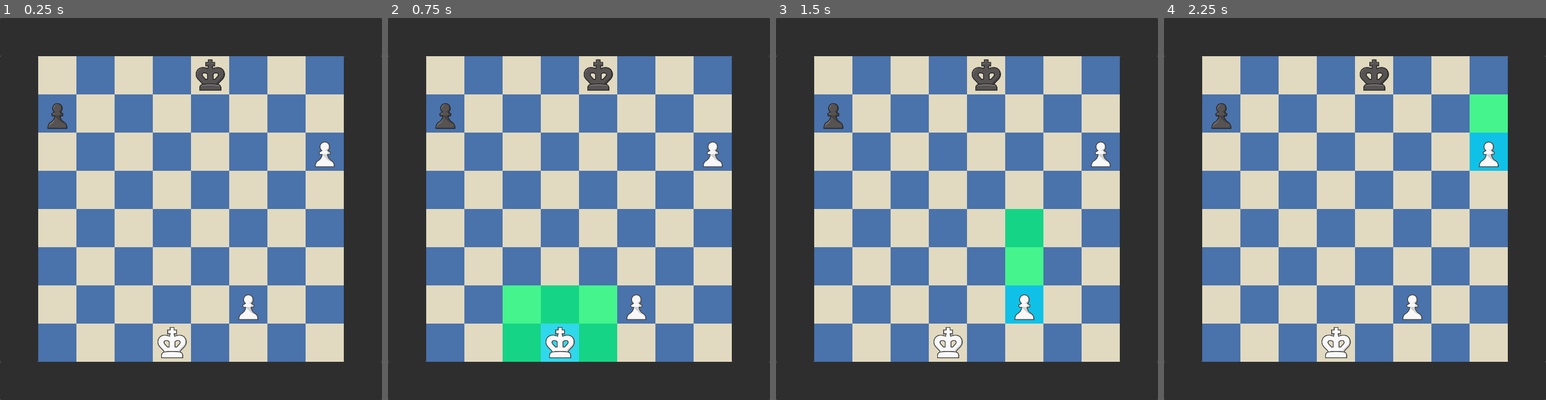
Above: before the commit, frames 1-4 (left to right).
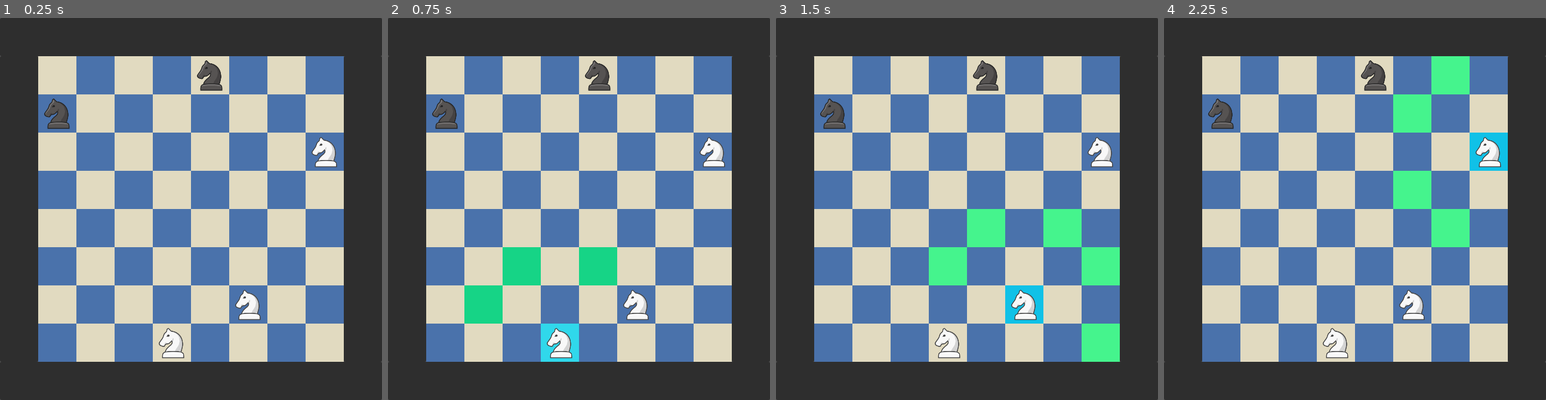
Above: after the commit, the same moments.

Repository: Orphaeus/godot-chess
Game: Godot game, scene res://scenes/main.tscn
Two runs of this game, one before a commit and one after it. Both use one fixed random seed, a clock stepped at 60 frames per second and the inputs below.
Inputs (mouse positions are in pixels of both pictures, inside the frame that each line leads up to):
- Up to frame 1 (0.25 s): no input
- Up to frame 2 (0.75 s): tap Enter at 0.5 s; move the mouse to (559, 342) at 0.52 s; click (559, 342) at 0.67 s
- Up to frame 3 (1.5 s): tap Space at 1.25 s; move the mouse to (1024, 304) at 1.27 s; click (1024, 304) at 1.42 s
- Up to frame 4 (2.25 s): tap Enter at 2 s; move the mouse to (1488, 151) at 2.02 s; click (1488, 151) at 2.17 s

The runs differ from the first frame. In frame 1, 1.2% of the frame differs, in the area x 11-89%, y 10-90%; in frame 2, 9.2%; in frame 3, 8.2%; in frame 4, 6.2%.

Commit message:
Reimplement knight moves (precompute)

Diff:
--- a/classes/piece.gd
+++ b/classes/piece.gd
@@ -13,6 +13,7 @@
 const BLACK : int = 16
 ## Bitmask for extracting the type from a given piece
 const TYPE_MASK : int = 0b00111
+## Bitmask for extracting the color from a given piece
 const COLOR_MASK : int = 0b11000
 
 
--- a/engine/mockfish.gd
+++ b/engine/mockfish.gd
@@ -6,13 +6,8 @@
 
 
 func _ready() -> void:
-	moves = $Movegen.generate_moves()
-	var move : Move = moves[0]
-	#print("\n",[move.start_square, move.end_square, move.result])
-	var test_board = Position.board
-	test_board[move.end_square] = test_board[move.start_square]
-	test_board[move.start_square] = 0
-	#Position.pretty_print_board(test_board)
+	$Movegen.precompute_move_data()
+	update_moves()
 
 
 func get_legal_moves_for_square(square) -> Array[Move]:
@@ -21,3 +16,7 @@
 		if move.start_square == square:
 			moves_for_square.append(move)
 	return moves_for_square
+
+
+func update_moves() -> void:
+	moves = $Movegen.generate_moves()
--- a/engine/movegen.gd
+++ b/engine/movegen.gd
@@ -6,11 +6,9 @@
 const DIRECTION_OFFSETS : Array[int] = [7, 8, 9, -1, 1, -9, -8, -7]
 const KNIGHT_OFFSETS : Array[int] = [15, 17, 6, 10, -10, -6, -17, -15]
 
+
 var num_squares_to_edge := {}
-
-
-func _ready() -> void:
-	_precompute_move_data()
+var valid_knight_squares := {}
 
 
 func generate_moves() -> Array[Move]:
@@ -69,7 +67,7 @@
 		if Piece.get_type(piece_on_end_square) == Piece.NONE:
 			moves.append(Move.new(start_square, end_square, Move.Result.MOVE))
 
-	# Captures
+	# Captures # NEEDS TO BE REWRITTEN TO USE squares_to_edge
 	for offset in offsets["captures"]:
 		end_square = start_square + offset
 		piece_on_end_square = Position.board[end_square]
@@ -87,12 +85,15 @@
 func _generate_knight_moves(start_square: int) -> Array:
 	var moves: Array[Move]
 	for offset in KNIGHT_OFFSETS:
+		var offset_idx = KNIGHT_OFFSETS.find(offset)
+		if valid_knight_squares[start_square][offset_idx] == 0:
+			continue
 		var end_square : int = start_square + offset
 		var piece_on_end_square : int = Position.board[end_square]
 
 		# Blocked by friendly piece
 		if Piece.get_color(piece_on_end_square) == Position.color_to_move:
-			break
+			continue
 		if Piece.get_type(piece_on_end_square) == Piece.NONE:
 			moves.append(Move.new(start_square, end_square, Move.Result.MOVE))
 		# Separate return if it's a capture
@@ -197,7 +198,7 @@
 
 
 ## Calculate distance from each square to edge in all 8 directions at runtime
-func _precompute_move_data() -> void:
+func precompute_move_data() -> void:
 	for rank in range(0,8):
 		for file in range(0,8):
 			var num_north : int = 7 - rank
@@ -217,3 +218,32 @@
 				num_south,
 				min(num_south,num_east),
 			]
+	# Knight move addendum
+	# [15, 17, 6, 10, -10, -6, -17, -15]
+	for i in range(0,64):
+		var valid_offsets := [1, 1, 1, 1, 1, 1, 1, 1]
+		if num_squares_to_edge[i][1] < 2: # N
+			valid_offsets[0] = 0
+			valid_offsets[1] = 0
+		if num_squares_to_edge[i][1] < 1: # N close
+			valid_offsets[2] = 0
+			valid_offsets[3] = 0
+		if num_squares_to_edge[i][3] < 2: # W
+			valid_offsets[2] = 0
+			valid_offsets[4] = 0
+		if num_squares_to_edge[i][3] < 1: # W close
+			valid_offsets[0] = 0
+			valid_offsets[6] = 0
+		if num_squares_to_edge[i][4] < 2: # E
+			valid_offsets[3] = 0
+			valid_offsets[5] = 0
+		if num_squares_to_edge[i][4] < 1: # E close
+			valid_offsets[1] = 0
+			valid_offsets[7] = 0
+		if num_squares_to_edge[i][6] < 2: # S
+			valid_offsets[6] = 0
+			valid_offsets[7] = 0
+		if num_squares_to_edge[i][6] < 1: # S close
+			valid_offsets[4] = 0
+			valid_offsets[5] = 0
+		valid_knight_squares[i] = valid_offsets
--- a/gui/gui.gd
+++ b/gui/gui.gd
@@ -1,8 +1,8 @@
 extends Control
 
 
-@onready var board = $VBoxContainer/HBoxContainer/Board
-@onready var highlighter = $VBoxContainer/HBoxContainer/Highlighter
+@onready var board := $GridContainer/HBoxContainer/Board
+@onready var highlighter := $GridContainer/HBoxContainer/Highlighter
 
 @export var legal_move_color := Color("00ff76b1")
 @export var selected_color := Color("00d7f7c8")
--- a/gui/guipieces.gd
+++ b/gui/guipieces.gd
@@ -6,11 +6,16 @@
 signal piece_unpicked(piece: GUI_Piece)
 
 var _GUI_Piece : PackedScene = preload("res://scenes/gui_piece.tscn")
-var _picked_gui_piece: GUI_Piece
 
 
 func _ready():
+	update_pieces()
+
+
+func update_pieces() -> void:
 	# Set up position and gui_pieces
+	for child in get_children():
+		child.queue_free()
 	var i : int = 0
 	for square in Position.board:
 		if square != Piece.NONE:
@@ -28,16 +33,18 @@
 
 			add_child(new_gui_piece)
 		i += 1
-	get_tree().call_group("black_pieces", "set_pickable", false)
 
-
-func update_pieces() -> void:
-	pass # Read from position
+	if Position.color_to_move == Piece.WHITE:
+		get_tree().call_group("white_pieces", "set_pickable", true)
+		get_tree().call_group("black_pieces", "set_pickable", false)
+	else:
+		get_tree().call_group("white_pieces", "set_pickable", false)
+		get_tree().call_group("black_pieces", "set_pickable", true)
 
 
 func _on_piece_picked(piece:GUI_Piece) -> void:
-	emit_signal("piece_picked", BoardHelper.get_square_from_coords(piece.start_coords))
+	emit_signal("piece_picked", piece)
 
 
 func _on_piece_unpicked(piece:GUI_Piece) -> void:
-	emit_signal("piece_unpicked", BoardHelper.get_square_from_coords(piece.start_coords))
+	emit_signal("piece_unpicked", piece)
--- a/main.gd
+++ b/main.gd
@@ -1,15 +1,30 @@
 extends Node
 
 
-@onready var mockfish = $Mockfish
-@onready var gui = $GUI
+@onready var mockfish := $Mockfish
+@onready var gui := $GUI
+@onready var gui_pieces := $GUI/GUIPieces
+
+var picked_legal_moves : Array[Move]
 
 
-func _on_piece_picked(square: int) -> void:
-	var legal_moves : Array[Move] = mockfish.get_legal_moves_for_square(square)
-	gui.highlight_legal_moves(legal_moves)
+func _on_piece_picked(piece: GUI_Piece) -> void:
+	var square : int = BoardHelper.get_square_from_coords(piece.start_coords)
+	picked_legal_moves = mockfish.get_legal_moves_for_square(square)
+	gui.highlight_legal_moves(picked_legal_moves)
 
 
-func _on_piece_unpicked(square: int) -> void:
-	var legal_moves : Array[Move] = mockfish.get_legal_moves_for_square(square)
-	gui.unhighlight(legal_moves)
+func _on_piece_unpicked(piece: GUI_Piece) -> void:
+	gui.unhighlight(picked_legal_moves)
+	# Validate requested move
+	var start_square : int = BoardHelper.get_square_from_coords(piece.start_coords)
+	var end_square : int = BoardHelper.get_square_from_coords(piece.end_coords)
+	var requested_move = Move.new(start_square,end_square)
+
+	for move in picked_legal_moves:
+		if move.end_square == requested_move.end_square:
+			Position.make_move(requested_move)
+			mockfish.update_moves()
+			gui_pieces.update_pieces()
+		else:
+			gui_pieces.update_pieces()
--- a/position.gd
+++ b/position.gd
@@ -3,7 +3,7 @@
 
 
 const START_FEN = "rnbqkbnr/pppppppp/8/8/8/8/PPPPPPPP/RNBQKBNR w KQkq - 0 1"
-const TEST_FEN = "4k3/p7/7P/8/8/8/5P2/3K4"
+const TEST_FEN = "4n3/n7/7N/8/8/8/5N2/3N4"
 const PIECES_FROM_FEN = {
 	'p': Piece.PAWN,
 	'n': Piece.KNIGHT,
@@ -21,7 +21,14 @@
 func _ready() -> void:
 	# Read from FEN
 	board = _fen_to_int(TEST_FEN)
-	#pretty_print_board(board)
+	_pretty_print_board()
+
+
+func make_move(move:Move) -> void:
+	board[move.end_square] = board[move.start_square]
+	board[move.start_square] = Piece.NONE
+	color_to_move = Piece.BLACK if color_to_move == Piece.WHITE else Piece.WHITE
+	_pretty_print_board()
 
 
 func _fen_to_int(fen_str: String) -> Array:
@@ -56,7 +63,7 @@
 		return false
 
 
-func pretty_print_board(board: Array[int]) -> void:
+func _pretty_print_board() -> void:
 	var pretty_board : Array
 	# Get rows
 	var i = 0
@@ -71,12 +78,12 @@
 			if square == 0:
 				pretty_board.append("")
 			elif square == 9:
-				pretty_board.append(90)
+				pretty_board.append(99)
 			else:
 				pretty_board.append(square)
 	# Print rows
 	print("\n")
 	i = 0
 	while i < 63:
-		print(pretty_board.slice(i, i+8))
+		print(pretty_board.slice(i, i+8), "\n")
 		i += 8
--- a/scenes/main.tscn
+++ b/scenes/main.tscn
@@ -19,7 +19,7 @@
 mouse_filter = 2
 script = ExtResource("2_mgub1")
 
-[node name="VBoxContainer" type="GridContainer" parent="GUI"]
+[node name="GridContainer" type="GridContainer" parent="GUI"]
 custom_minimum_size = Vector2(640, 640)
 layout_mode = 0
 offset_right = 40.0
@@ -27,43 +27,43 @@
 theme_override_constants/h_separation = 0
 theme_override_constants/v_separation = 0
 
-[node name="Panel" type="Panel" parent="GUI/VBoxContainer"]
+[node name="Panel" type="Panel" parent="GUI/GridContainer"]
 custom_minimum_size = Vector2(640, 64)
 layout_mode = 2
 size_flags_horizontal = 0
 mouse_filter = 1
 
-[node name="HBoxContainer" type="HBoxContainer" parent="GUI/VBoxContainer"]
+[node name="HBoxContainer" type="HBoxContainer" parent="GUI/GridContainer"]
 layout_mode = 2
 theme_override_constants/separation = 0
 
-[node name="Panel" type="Panel" parent="GUI/VBoxContainer/HBoxContainer"]
+[node name="Panel" type="Panel" parent="GUI/GridContainer/HBoxContainer"]
 custom_minimum_size = Vector2(64, 512)
 layout_mode = 2
 size_flags_horizontal = 0
 size_flags_vertical = 0
 mouse_filter = 1
 
-[node name="Highlighter" type="Control" parent="GUI/VBoxContainer/HBoxContainer"]
+[node name="Highlighter" type="Control" parent="GUI/GridContainer/HBoxContainer"]
 z_index = 1
 z_as_relative = false
 layout_mode = 2
 mouse_filter = 1
 script = ExtResource("3_81ihb")
 
-[node name="Board" type="Control" parent="GUI/VBoxContainer/HBoxContainer"]
+[node name="Board" type="Control" parent="GUI/GridContainer/HBoxContainer"]
 layout_mode = 2
 size_flags_horizontal = 3
 mouse_filter = 1
 script = ExtResource("4_s1eje")
 
-[node name="Panel2" type="Panel" parent="GUI/VBoxContainer/HBoxContainer"]
+[node name="Panel2" type="Panel" parent="GUI/GridContainer/HBoxContainer"]
 custom_minimum_size = Vector2(64, 512)
 layout_mode = 2
 size_flags_horizontal = 8
 mouse_filter = 1
 
-[node name="Panel2" type="Panel" parent="GUI/VBoxContainer"]
+[node name="Panel2" type="Panel" parent="GUI/GridContainer"]
 custom_minimum_size = Vector2(640, 64)
 layout_mode = 2
 size_flags_vertical = 3
